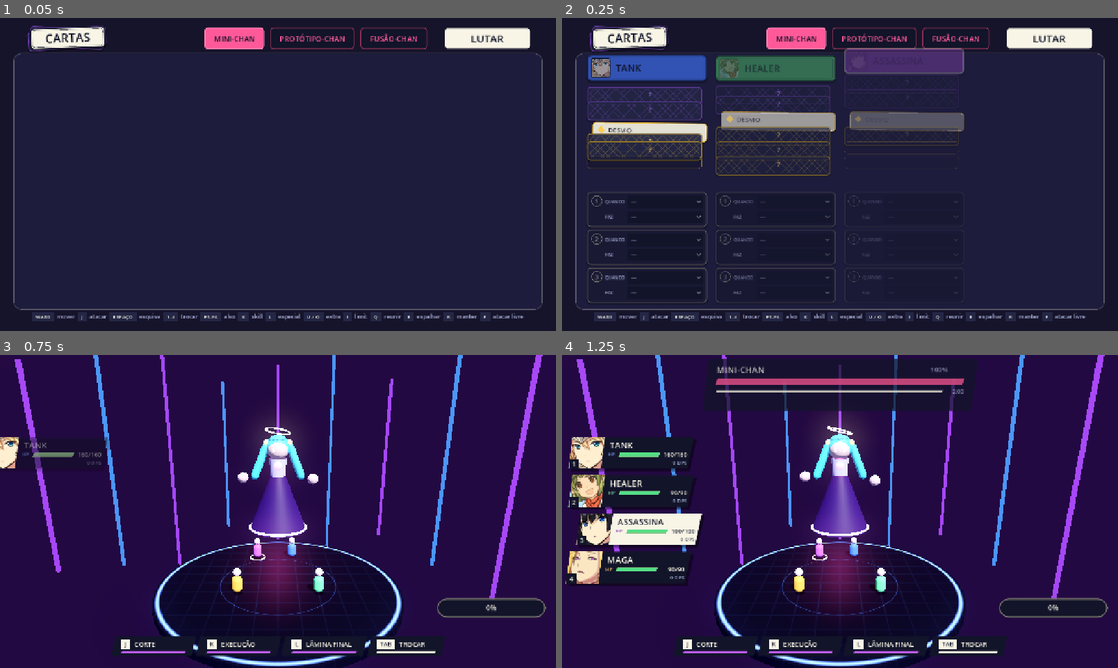
Above: before the commit, frames 1-4 (two rows, left to right).
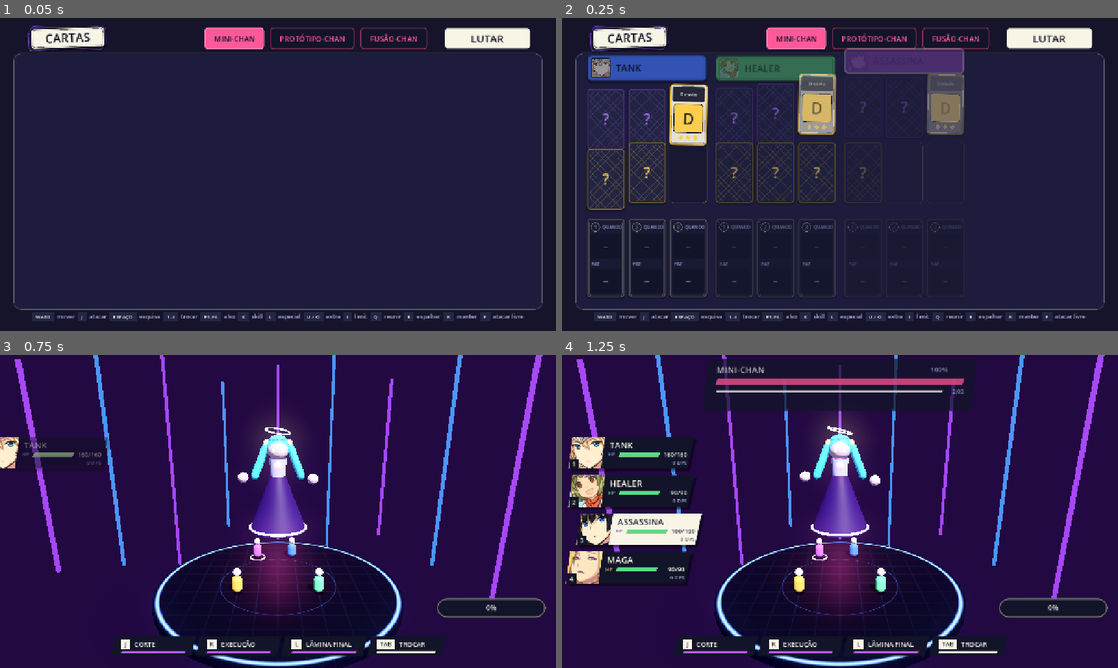
Above: after the commit, the same moments.

Repository: jpxunil/biscoitar
Game: Godot game, scene res://main.tscn
Same seed, same stepped clock (60 frames per second), same inputs: the game is played once before the commit and once after it.
Inputs (mouse positions are in pixels of both pictures, inside the frame that each line leads up to):
- Up to frame 1 (0.05 s): no input
- Up to frame 2 (0.25 s): no input
- Up to frame 3 (0.75 s): tap Enter at 0.5, 0.6 s; move the mouse to (400, 495) at 0.52 s; hold D from 0.53 s (still down); click (400, 495) at 0.67 s
- Up to frame 4 (1.25 s): keep holding D; tap Space at 0.77 s

Frame 1 is identical in both runs. In frame 2, 12% of the frame differs, in the area x 4-73%, y 17-92%; in frame 3, less than 0.1%; in frame 4, nothing differs.

Commit message:
Menu de cartas com layout de carta em pé
- Roxas e amarelas: faixa do nome, janela da ilustração (inicial por enquanto) e naipes
- Brancas: selo de prioridade e caixas de regra QUANDO e FAZ
- Três cartas por fileira em cada herói; a carta em jogo fica clara e levantada

Diff:
--- a/ui/deck_menu.gd
+++ b/ui/deck_menu.gd
@@ -2,20 +2,23 @@
 ## Menu de cartas, antes da luta. Uma coluna por personagem:
 ## 1 roxa, 4 amarelas, 3 brancas (programáveis, na ordem de prioridade).
 ##
-## O menu é uma mesa de cartas: cada herói tem a sua raia, com as cartas em cascata
-## (como numa paciência, só a faixa do título de cada uma aparece).
-## Leitura visual: carta equipada = virada pra cima (clara) e puxada pra fora da pilha ·
-## carta disponível = escura com contorno na cor do tipo · carta desconhecida = verso com "?".
+## O menu é uma mesa de cartas. Toda carta tem o layout de carta de verdade, em pé:
+## faixa do nome em cima, janela da ilustração no meio (por enquanto só a inicial) e naipes embaixo.
+## Leitura visual: carta em jogo = clara e levantada · carta disponível = escura, contorno na cor do tipo ·
+## carta desconhecida = verso com "?" · lugar vazio = só a marca na mesa.
 
 signal fight_pressed
 
 const COL_W := 276
 const BG := Color(0.085, 0.08, 0.17)
 const SLOT_BG := Color(0.1, 0.1, 0.21)
-## Cascata: quanto de cada carta aparece, altura real dela e quanto a equipada sai da pilha.
-const STRIP := 34
-const CARD_H := 44
-const PULL := 12
+## Carta em pé: três cabem lado a lado na coluna de um herói.
+const CW := 86
+const CH := 140
+const GAP := 9
+## Quanto a carta em jogo fica acima das outras.
+const LIFT := 7
+const WHITE_H := 180
 const RADIUS := 7
 
 var g
@@ -164,12 +167,16 @@
 	var d: Dictionary = Knowledge.deck(i)
 	var col := VBoxContainer.new()
 	col.custom_minimum_size.x = COL_W
-	# sem espaço automático: as cartas da cascata encostam, e os vãos são explícitos
 	col.add_theme_constant_override("separation", 0)
 	col.add_child(_hero_header(i, u))
-	col.add_child(_spacer(12))
-
-	# --- roxas: uma pilha em cascata
+	col.add_child(_spacer(10))
+
+	# --- a mão do herói: roxas e amarelas, três por fileira
+	var hand := GridContainer.new()
+	hand.columns = 3
+	hand.add_theme_constant_override("h_separation", GAP)
+	hand.add_theme_constant_override("v_separation", 4)
+	col.add_child(hand)
 	var seat_n := 0
 	for pid in Knowledge.PURPLE_ORDER:
 		var pb: Button
@@ -177,7 +184,7 @@
 		var pname: String = Knowledge.PURPLE[pid]
 		var p_on: bool = d["purple"] == pid
 		if p_on:
-			pb = _slot(pname.to_upper(), UiStyle.PURPLE, "on", true)
+			pb = _slot(pname, UiStyle.PURPLE, "on", true)
 		elif not known:
 			pb = _slot("?", UiStyle.PURPLE, "back", false)
 		else:
@@ -190,11 +197,10 @@
 			_pulse = tag
 			refresh())
 		_maybe_pulse(pb, tag)
-		_seat(col, pb, seat_n, p_on)
+		hand.add_child(_seat(pb, seat_n, p_on))
 		seat_n += 1
-	col.add_child(_spacer(CARD_H - STRIP + 8))
-
-	# --- amarelas: todas as cartas aparecem; só YELLOW_SLOTS podem ficar equipadas
+
+	# amarelas: todas as cartas aparecem; só YELLOW_SLOTS podem ficar em jogo
 	var equipped: int = d["yellow"].size()
 	var mine_yellow: Array = Knowledge.yellow_for(g.UNIT_DEFS[i]["key"])
 	for id in mine_yellow:
@@ -205,28 +211,29 @@
 			yb = _slot("?", UiStyle.YELLOW, "back", false)
 		else:
 			y_on = Knowledge.has_yellow(i, id)
-			var label: String = Knowledge.YELLOW[id]
 			# sem slot livre, as que sobram ficam apagadas: o limite aparece sem precisar de texto
-			yb = _slot(label.to_upper() if y_on else label, UiStyle.YELLOW, "on" if y_on else "off", y_on or equipped < Knowledge.YELLOW_SLOTS)
+			yb = _slot(Knowledge.YELLOW[id], UiStyle.YELLOW, "on" if y_on else "off", y_on or equipped < Knowledge.YELLOW_SLOTS)
 			yb.tooltip_text = Knowledge.YELLOW_DESC.get(id, "")
 			yb.pressed.connect(func():
 				Knowledge.toggle_yellow(i, id)
 				_pulse = key
 				refresh())
 			_maybe_pulse(yb, key)
-		_seat(col, yb, seat_n, y_on)
+		hand.add_child(_seat(yb, seat_n, y_on))
 		seat_n += 1
 	for n in maxi(0, Knowledge.YELLOW_SLOTS - mine_yellow.size()):
-		_seat(col, _slot("", UiStyle.YELLOW, "empty", false), seat_n, false)
+		hand.add_child(_seat(_slot("", UiStyle.YELLOW, "empty", false), seat_n, false))
 		seat_n += 1
-	col.add_child(_spacer(CARD_H - STRIP + 12))
-
-	# --- brancas
+	col.add_child(_spacer(10))
+
+	# --- brancas: três cartas em branco, na ordem de prioridade
+	var blanks := HBoxContainer.new()
+	blanks.add_theme_constant_override("separation", GAP)
+	col.add_child(blanks)
 	for slot in Knowledge.WHITE_SLOTS:
 		var card := _white_card(i, slot, d["white"][slot])
 		_maybe_pulse(card, "w%d_%d" % [i, slot])
-		col.add_child(card)
-		col.add_child(_spacer(6))
+		blanks.add_child(card)
 	return col
 
 
@@ -282,53 +289,104 @@
 	return c
 
 
-## Carta pronta (roxa/amarela). kind: "on" = equipada, virada pra cima · "off" = na pilha ·
+## Carta pronta (roxa/amarela), em pé. kind: "on" = em jogo · "off" = disponível ·
 ## "back" = ainda não descoberta, de verso · "empty" = lugar vazio na mesa.
 func _slot(text: String, col: Color, kind: String, enabled: bool) -> Button:
 	var b := Button.new()
-	b.text = text
 	b.focus_mode = Control.FOCUS_NONE
 	b.disabled = not enabled
-	b.add_theme_font_size_override("font_size", 15)
-	b.alignment = HORIZONTAL_ALIGNMENT_LEFT
-	var edge := col if enabled or kind == "on" else col.darkened(0.35)
-	match kind:
-		"on":
-			_style_card(b, UiStyle.PAPER, UiStyle.INK, col, Color.WHITE)
-			b.add_child(_pip(col, true))
-		"off":
-			_style_card(b, SLOT_BG, edge, edge, SLOT_BG.lightened(0.09))
-			b.add_child(_pip(edge, false))
-		"back":
-			_style_card(b, UiStyle.INK_SOFT, col.lightened(0.2), edge, UiStyle.INK_SOFT)
-			b.alignment = HORIZONTAL_ALIGNMENT_CENTER
-			b.add_child(_card_back(col))
-		_:
-			# lugar vazio: só a marca de onde uma carta caberia
-			for state in ["normal", "hover", "pressed", "disabled", "focus"]:
-				var sb := UiStyle.box(Color(0, 0, 0, 0.16))
-				sb.set_corner_radius_all(RADIUS)
-				sb.border_color = Color(col.r, col.g, col.b, 0.22)
-				sb.set_border_width_all(1)
-				b.add_theme_stylebox_override(state, sb)
+	var edge := col if enabled or kind == "on" else col.darkened(0.4)
+	if kind == "empty":
+		# só a marca de onde uma carta caberia
+		for state in ["normal", "hover", "pressed", "disabled", "focus"]:
+			var esb := UiStyle.box(Color(0, 0, 0, 0.16))
+			esb.set_corner_radius_all(RADIUS)
+			esb.border_color = Color(col.r, col.g, col.b, 0.2)
+			esb.set_border_width_all(1)
+			b.add_theme_stylebox_override(state, esb)
+		return b
+	if kind == "back":
+		_style_face(b, UiStyle.INK_SOFT, edge, UiStyle.INK_SOFT, 2)
+		b.add_child(_card_back(col))
+		var q := UiStyle.text("?", 34, col.lightened(0.2))
+		q.set_anchors_and_offsets_preset(Control.PRESET_FULL_RECT)
+		q.horizontal_alignment = HORIZONTAL_ALIGNMENT_CENTER
+		q.vertical_alignment = VERTICAL_ALIGNMENT_CENTER
+		b.add_child(q)
+		return b
+
+	var on := kind == "on"
+	if on:
+		_style_face(b, UiStyle.PAPER, col, Color.WHITE, 3)
+	else:
+		_style_face(b, SLOT_BG, edge, SLOT_BG.lightened(0.09), 2)
+	b.add_child(_inner_frame(Vector2(CW, CH), UiStyle.INK if on else edge, 0.22 if on else 0.3))
+
+	# faixa do nome: placa escura no topo, como o título de uma carta
+	var band := Panel.new()
+	band.position = Vector2(6, 6)
+	band.size = Vector2(CW - 12, 34)
+	band.mouse_filter = Control.MOUSE_FILTER_IGNORE
+	var bsb := UiStyle.box(UiStyle.INK if on else col.darkened(0.78))
+	bsb.set_corner_radius_all(4)
+	band.add_theme_stylebox_override("panel", bsb)
+	b.add_child(band)
+	var title := UiStyle.text(text, 12, UiStyle.PAPER if on else edge)
+	title.set_anchors_and_offsets_preset(Control.PRESET_FULL_RECT)
+	title.offset_left = 2
+	title.offset_right = -2
+	band.add_child(title)
+	title.autowrap_mode = TextServer.AUTOWRAP_WORD_SMART
+	title.horizontal_alignment = HORIZONTAL_ALIGNMENT_CENTER
+	title.vertical_alignment = VERTICAL_ALIGNMENT_CENTER
+	title.add_theme_constant_override("line_spacing", -3)
+
+	# janela da ilustração: sem arte ainda, vai a inicial da carta
+	var art := Panel.new()
+	art.position = Vector2(9, 46)
+	art.size = Vector2(CW - 18, 66)
+	art.mouse_filter = Control.MOUSE_FILTER_IGNORE
+	var asb := UiStyle.box(col if on else col.darkened(0.7 if enabled else 0.8))
+	asb.set_corner_radius_all(5)
+	asb.border_color = UiStyle.INK if on else edge
+	asb.set_border_width_all(1)
+	art.add_theme_stylebox_override("panel", asb)
+	b.add_child(art)
+	var mono := UiStyle.text(text.substr(0, 1).to_upper(), 36, UiStyle.INK if on else edge)
+	mono.set_anchors_and_offsets_preset(Control.PRESET_FULL_RECT)
+	mono.horizontal_alignment = HORIZONTAL_ALIGNMENT_CENTER
+	mono.vertical_alignment = VERTICAL_ALIGNMENT_CENTER
+	art.add_child(mono)
+
+	# naipes no rodapé: losangos, cheios quando a carta está em jogo
+	for k in 3:
+		var pip := Panel.new()
+		pip.size = Vector2(8, 8)
+		pip.position = Vector2(CW * 0.5 - 4 + (k - 1) * 17, CH - 21)
+		pip.pivot_offset = Vector2(4, 4)
+		pip.rotation_degrees = 45
+		pip.mouse_filter = Control.MOUSE_FILTER_IGNORE
+		var psb := UiStyle.box(col if on else Color(0, 0, 0, 0))
+		psb.border_color = col if on else edge
+		psb.set_border_width_all(2)
+		pip.add_theme_stylebox_override("panel", psb)
+		b.add_child(pip)
 	return b
 
 
-## Coloca a carta na cascata da coluna: só STRIP pixels dela ficam à mostra, a próxima cobre o resto.
-## A equipada sai da pilha pro lado e fica levemente torta, como carta puxada à mão.
-func _seat(col: Control, card: Button, n: int, pulled: bool) -> void:
+## Lugar da carta na mesa. A carta em jogo fica mais alta que as outras e levemente torta.
+func _seat(card: Button, n: int, raised: bool) -> Control:
 	var seat := Control.new()
-	seat.custom_minimum_size = Vector2(COL_W, STRIP)
+	seat.custom_minimum_size = Vector2(CW, CH + LIFT)
 	seat.mouse_filter = Control.MOUSE_FILTER_IGNORE
 	card.name = "Card%d" % n
-	card.position = Vector2(PULL if pulled else 0, 0)
-	# lugar vazio não é carta: fica raso, sem entrar na cascata
-	card.size = Vector2(COL_W - PULL, STRIP - 5 if card.text == "" else CARD_H)
+	card.position = Vector2(0, 0 if raised else LIFT)
+	card.size = Vector2(CW, CH)
 	card.pivot_offset = card.size * 0.5
-	if pulled:
-		card.rotation_degrees = 0.7 if n % 2 == 0 else -0.7
+	if raised:
+		card.rotation_degrees = 1.2 if n % 2 == 0 else -1.2
 	seat.add_child(card)
-	col.add_child(seat)
+	return seat
 
 
 func _spacer(h: int) -> Control:
@@ -336,21 +394,6 @@
 	c.custom_minimum_size.y = h
 	c.mouse_filter = Control.MOUSE_FILTER_IGNORE
 	return c
-
-
-## Naipe no canto da carta: losango, cheio quando a carta está em jogo.
-func _pip(col: Color, filled: bool) -> Control:
-	var p := Panel.new()
-	p.position = Vector2(14, 11)
-	p.size = Vector2(12, 12)
-	p.pivot_offset = Vector2(6, 6)
-	p.rotation_degrees = 45
-	p.mouse_filter = Control.MOUSE_FILTER_IGNORE
-	var sb := UiStyle.box(col if filled else Color(0, 0, 0, 0))
-	sb.border_color = col
-	sb.set_border_width_all(2)
-	p.add_theme_stylebox_override("panel", sb)
-	return p
 
 
 ## Verso de carta: treliça de losangos na cor do tipo, bem apagada.
@@ -419,49 +462,55 @@
 	return c
 
 
+## Carta branca (programável), em pé: selo com a prioridade, e duas caixas de regra,
+## QUANDO e FAZ. Clicar numa caixa abre as peças que você já descobriu.
 func _white_card(i: int, slot: int, w: Dictionary) -> Control:
 	var filled: bool = w["t"] != "" and w["a"] != ""
-	var card := PanelContainer.new()
+	var card := Panel.new()
 	card.name = "White%d" % slot
-	# preenchida = carta clara virada pra cima; em branco = carta escura esperando as peças
-	var sb := _card_box(UiStyle.PAPER if filled else SLOT_BG, UiStyle.INK if filled else UiStyle.PAPER.darkened(0.6), 8, 2)
-	sb.content_margin_left = 9
-	sb.content_margin_right = 9
-	sb.content_margin_top = 8
-	sb.content_margin_bottom = 8
-	card.add_theme_stylebox_override("panel", sb)
-
-	var row := HBoxContainer.new()
-	row.add_theme_constant_override("separation", 6)
-	card.add_child(row)
-	# a ordem das brancas é a prioridade, então o número faz parte da carta
-	# o número vai num selo redondo no canto, como o valor de uma carta
-	var seal := PanelContainer.new()
-	seal.custom_minimum_size = Vector2(26, 26)
-	seal.size_flags_vertical = Control.SIZE_SHRINK_BEGIN
+	card.custom_minimum_size = Vector2(CW, WHITE_H)
+	# preenchida = carta clara; em branco = carta escura esperando as peças
+	card.add_theme_stylebox_override("panel", _card_box(UiStyle.PAPER if filled else SLOT_BG,
+		UiStyle.INK if filled else UiStyle.PAPER.darkened(0.6), RADIUS, 2))
+	var ink := UiStyle.INK if filled else UiStyle.PAPER.darkened(0.45)
+	card.add_child(_inner_frame(Vector2(CW, WHITE_H), ink, 0.25))
+
+	# a ordem das brancas é a prioridade: o número vai num selo, como o valor de uma carta
+	var seal := Panel.new()
+	seal.position = Vector2(8, 8)
+	seal.size = Vector2(22, 22)
 	seal.mouse_filter = Control.MOUSE_FILTER_IGNORE
 	var ssb := UiStyle.box(UiStyle.INK if filled else Color(0, 0, 0, 0))
-	ssb.set_corner_radius_all(13)
-	ssb.border_color = UiStyle.INK if filled else UiStyle.PAPER.darkened(0.5)
+	ssb.set_corner_radius_all(11)
+	ssb.border_color = ink
 	ssb.set_border_width_all(2)
 	seal.add_theme_stylebox_override("panel", ssb)
-	var num := UiStyle.text(str(slot + 1), 15, UiStyle.PAPER if filled else UiStyle.PAPER.darkened(0.4))
+	card.add_child(seal)
+	var num := UiStyle.text(str(slot + 1), 13, UiStyle.PAPER if filled else ink)
+	num.set_anchors_and_offsets_preset(Control.PRESET_FULL_RECT)
 	num.horizontal_alignment = HORIZONTAL_ALIGNMENT_CENTER
 	num.vertical_alignment = VERTICAL_ALIGNMENT_CENTER
 	seal.add_child(num)
-	row.add_child(seal)
-
-	var inner := VBoxContainer.new()
-	inner.add_theme_constant_override("separation", 5)
-	inner.size_flags_horizontal = Control.SIZE_EXPAND_FILL
-	row.add_child(inner)
+
 	var tag_col := UiStyle.INK if filled else UiStyle.DIM
+	var t1 := UiStyle.text("QUANDO", 10, tag_col)
+	t1.position = Vector2(35, 12)
+	card.add_child(t1)
 	# o FAZ só lista o que combina com o QUANDO escolhido (e com a classe)
 	var ukey: String = g.UNIT_DEFS[i]["key"]
-	inner.add_child(_piece_row("QUANDO", tag_col, w["t"], Knowledge.triggers_for(ukey), Knowledge.TRIGGERS,
-		Knowledge.triggers_known, func(id): _set_white(i, slot, id, w["a"])))
-	inner.add_child(_piece_row("FAZ", tag_col, w["a"], Knowledge.actions_for(w["t"], ukey), Knowledge.ACTIONS,
-		Knowledge.actions_known, func(id): _set_white(i, slot, w["t"], id)))
+	var z1 := _piece_zone(w["t"], Knowledge.triggers_for(ukey), Knowledge.TRIGGERS,
+		Knowledge.triggers_known, func(id): _set_white(i, slot, id, w["a"]), filled)
+	z1.position = Vector2(7, 34)
+	z1.size = Vector2(CW - 14, 58)
+	card.add_child(z1)
+	var t2 := UiStyle.text("FAZ", 10, tag_col)
+	t2.position = Vector2(10, 97)
+	card.add_child(t2)
+	var z2 := _piece_zone(w["a"], Knowledge.actions_for(w["t"], ukey), Knowledge.ACTIONS,
+		Knowledge.actions_known, func(id): _set_white(i, slot, w["t"], id), filled)
+	z2.position = Vector2(7, 114)
+	z2.size = Vector2(CW - 14, 58)
+	card.add_child(z2)
 	return card
 
 
@@ -474,24 +523,19 @@
 	refresh.call_deferred()
 
 
-func _piece_row(tag: String, tag_col: Color, current: String, order: Array, names: Dictionary,
-		known: Dictionary, on_pick: Callable) -> Control:
-	var row := HBoxContainer.new()
-	row.add_theme_constant_override("separation", 6)
-	var l := UiStyle.text(tag, 10, tag_col)
-	l.custom_minimum_size.x = 46
-	l.vertical_alignment = VERTICAL_ALIGNMENT_CENTER
-	row.add_child(l)
-
+## Caixa de regra da carta branca: o texto da peça escolhida, quebrado em linhas como em carta de jogo.
+## Por baixo é um OptionButton invisível, então clicar abre a lista de peças.
+func _piece_zone(current: String, order: Array, names: Dictionary, known: Dictionary,
+		on_pick: Callable, filled: bool) -> Control:
 	var ob := OptionButton.new()
 	ob.focus_mode = Control.FOCUS_NONE
-	ob.size_flags_horizontal = Control.SIZE_EXPAND_FILL
-	ob.custom_minimum_size.y = 30
-	ob.add_theme_font_size_override("font_size", 13)
 	ob.fit_to_longest_item = false
 	ob.clip_text = true
 	var picked := current != ""
-	_style_button(ob, UiStyle.INK, UiStyle.PAPER if picked else UiStyle.DIM, 0.0, UiStyle.INK_SOFT)
+	var bg := UiStyle.PAPER.darkened(0.1) if filled else UiStyle.INK
+	_style_button(ob, bg, Color(0, 0, 0, 0), 0.0, bg.lightened(0.12) if not filled else UiStyle.PAPER.darkened(0.03), Color(-1, 0, 0), 4)
+	# o texto e a seta do próprio botão ficam escondidos; quem aparece é o rótulo quebrado em linhas
+	ob.add_theme_icon_override("arrow", ImageTexture.new())
 	var ids: Array = [""]
 	ob.add_item("—")
 	for id in order:
@@ -507,8 +551,18 @@
 	ob.disabled = order.is_empty()
 	ob.item_selected.connect(func(idx): on_pick.call(ids[idx]))
 	_style_popup(ob.get_popup())
-	row.add_child(ob)
-	return row
+
+	var fg := UiStyle.INK if filled else (UiStyle.PAPER if picked else UiStyle.DIM)
+	var l := UiStyle.text(String(names[current]) if picked else "—", 11, fg)
+	l.set_anchors_and_offsets_preset(Control.PRESET_FULL_RECT)
+	l.offset_left = 3
+	l.offset_right = -3
+	l.autowrap_mode = TextServer.AUTOWRAP_WORD_SMART
+	l.horizontal_alignment = HORIZONTAL_ALIGNMENT_CENTER
+	l.vertical_alignment = VERTICAL_ALIGNMENT_CENTER
+	l.add_theme_constant_override("line_spacing", -2)
+	ob.add_child(l)
+	return ob
 
 
 # ---------------------------------------------------------------- estilo
@@ -534,18 +588,10 @@
 	return sb
 
 
-## Carta clicável da cascata: o título fica na faixa de cima, que é a parte que aparece.
-func _style_card(b: Button, bg: Color, fg: Color, border: Color, hover_bg: Color) -> void:
+## Fundo de uma carta em pé clicável.
+func _style_face(b: Button, bg: Color, border: Color, hover_bg: Color, width: int) -> void:
 	for state in ["normal", "hover", "pressed", "disabled", "focus"]:
-		var sb := _card_box(hover_bg if state == "hover" or state == "pressed" else bg, border)
-		sb.content_margin_left = 36
-		sb.content_margin_right = 10
-		sb.content_margin_top = 5
-		# o texto fica na faixa visível, não no meio da carta inteira
-		sb.content_margin_bottom = CARD_H - STRIP + 3
-		b.add_theme_stylebox_override(state, sb)
-	for c in ["font_color", "font_hover_color", "font_pressed_color", "font_focus_color", "font_disabled_color"]:
-		b.add_theme_color_override(c, fg)
+		b.add_theme_stylebox_override(state, _card_box(hover_bg if state == "hover" or state == "pressed" else bg, border, RADIUS, width))
 
 
 func _style_button(b: Button, bg: Color, fg: Color, skew := 0.0, hover_bg := Color(-1, 0, 0), border := Color(-1, 0, 0), radius := 0) -> void:
Binary file changed: media/menu_cartas.png
